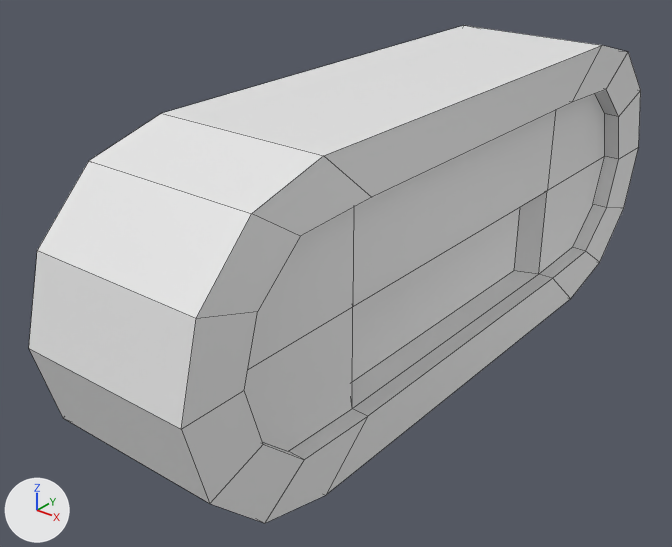
What one commit did to the FBX model Assets/FBX/GM_Vechicles/magnet/wheel3.fbx.
Rendered twice from a camera (50 mm lens) standing at (2.82, -3.46, 1.79) and looking at (0.22, -0.22, -0.22). Lighting does not change. The marker at lower left points along +X, +Y and +Z. The older version comes first. Mesh edges are drawn as thin lines. Where no turn or scale is listed for an object, it has been applied to the vertices. Vertices at exactly the same position are counted once.

The first picture shows 'tires', 'wheel3'.
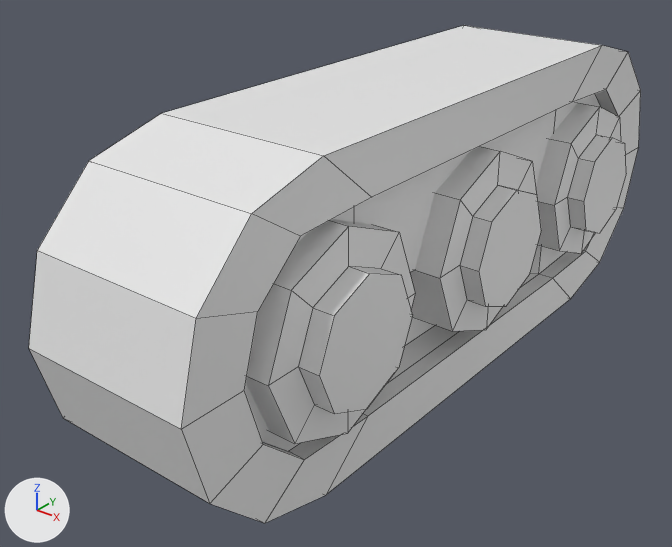
Diff of the bpy script that builds the scene:
```diff
--- a/Assets/FBX/GM_Vechicles/magnet/wheel3.fbx.py
+++ b/Assets/FBX/GM_Vechicles/magnet/wheel3.fbx.py
@@ me_circle_023 @@
 # used by ob_wheel3; location = (0.0, 0.0, 0.0)
-me_circle_023.from_pydata(...)  # 96 vertices, 76 faces; spans x 0.0..0.84, y -1.8..1.97, z -0.74..0.74
+me_circle_023.from_pydata(...)  # 288 vertices, 226 faces; spans x -0.15..0.98, y -1.8..1.97, z -0.74..0.74
+# me_circle_023 part 1: a new loose piece of 32 vertices spanning x 0.62..0.97, y 0.77..1.62, z -0.43..0.43
+# me_circle_023 part 2: a new loose piece of 32 vertices spanning x 0.6..0.98, y -0.33..0.59, z -0.46..0.46
+# me_circle_023 part 3: a new loose piece of 32 vertices spanning x 0.6..0.98, y -1.43..-0.51, z -0.46..0.46
+# other edits to the shape of me_circle_023 do not show in these pictures
```

Changed parts and their boxes (x1, y1, x2, y2) in the pictures (672 x 547 px):
part 1 of me_circle_023, added
    after: (536, 103, 626, 254)
part 2 of me_circle_023, added
    after: (410, 146, 541, 331)
part 3 of me_circle_023, added
    after: (246, 219, 415, 443)
